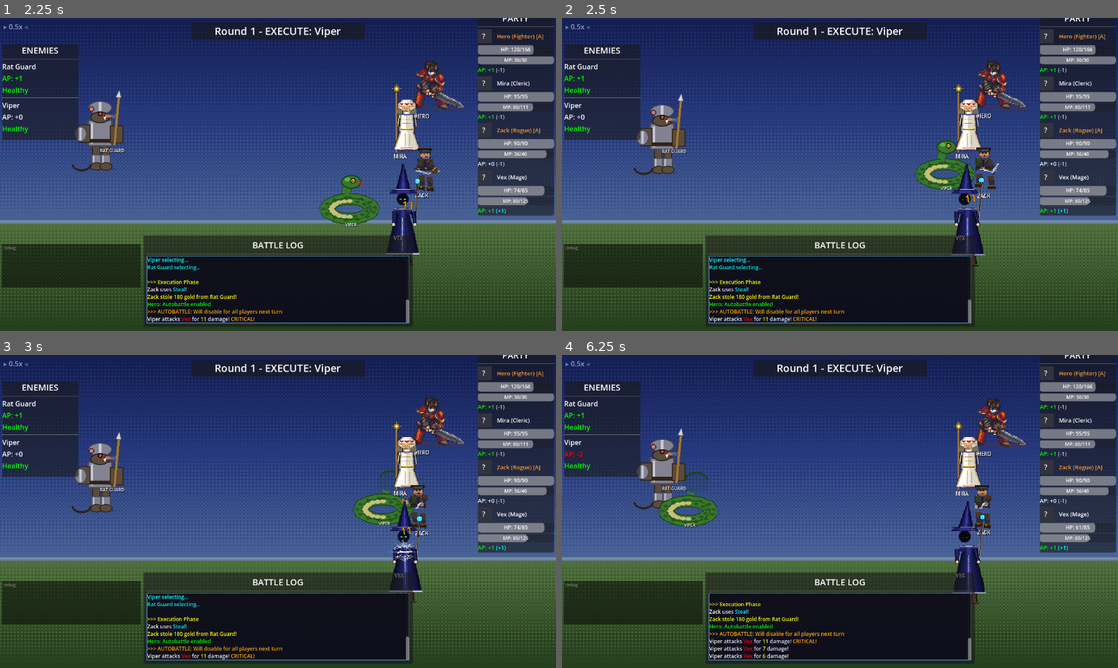
Above: before the commit, frames 1-4 (two rows, left to right).
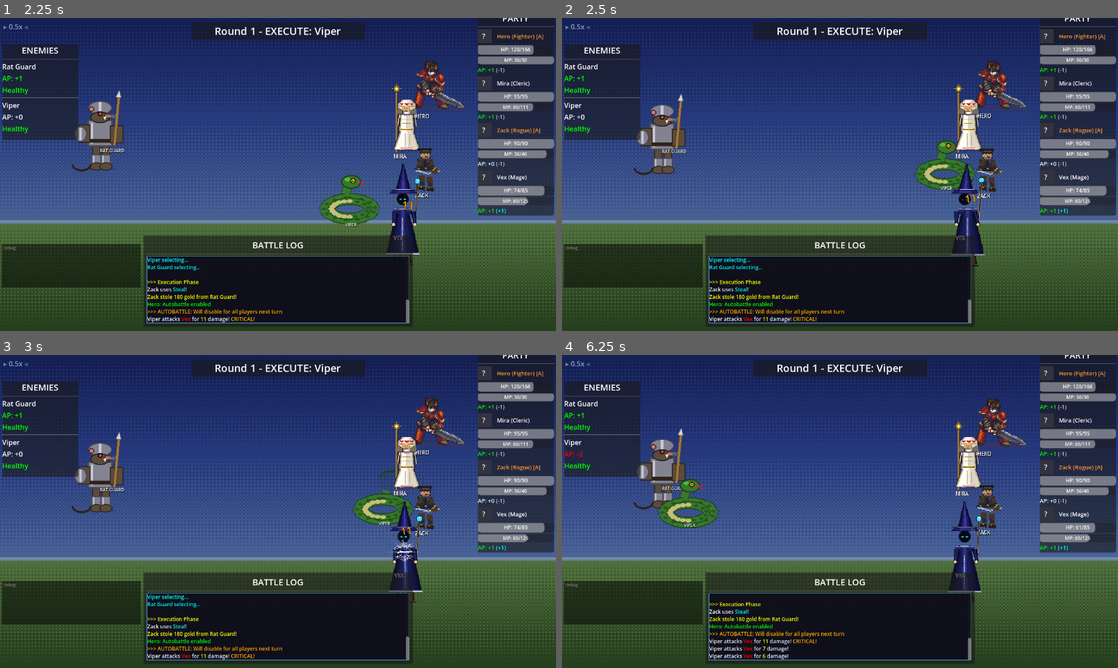
Above: after the commit, the same moments.

Repository: struktured-labs/cowardly-irregular
Game: Godot game, scene res://src/battle/BattleScene.tscn
Two runs of this game, one before a commit and one after it. Both use one fixed random seed, a clock stepped at 60 frames per second and the inputs below. This scene is started directly instead of the project's main scene.
Inputs (mouse positions are in pixels of both pictures, inside the frame that each line leads up to):
- Up to frame 1 (2.25 s): tap Enter at 0.5 s; move the mouse to (400, 158) at 0.52 s; hold Right (ui_right) 0.53-1.25 s; hold R (battle_advance) 0.53-1.25 s; click (400, 158) at 0.67 s; tap Z (ui_accept) at 0.77, 1.07 s; drag from (166, 190) to (250, 237) at 1.27 s; move the mouse to (333, 105) at 2.02 s; hold Right (ui_right) from 2.03 s (still down); hold Tab (battle_toggle_auto) from 2.03 s (still down)
- Up to frame 2 (2.5 s): keep holding Right (ui_right); keep holding Tab (battle_toggle_auto)
- Up to frame 3 (3 s): release Right (ui_right) at 2.75 s; release Tab (battle_toggle_auto) at 2.75 s; drag from (250, 574) to (111, 464) at 2.77 s
- Up to frame 4 (6.25 s): move the mouse to (1006, 558) at 3.52 s; hold Left (ui_left) 3.53-4.25 s; tap Alt at 3.6 s; tap Z (ui_accept) at 3.77, 4.07 s; drag from (673, 464) to (756, 433) at 4.27 s; move the mouse to (867, 511) at 5.02 s; hold Down (ui_down) 5.03-5.75 s; tap Y at 5.1 s; click (867, 511) at 5.17 s; drag from (756, 433) to (728, 527) at 5.77 s

Frame 1 is identical in both runs. In frame 2, 0.3% of the frame differs, in the area x 74-80%, y 41-56%; in frame 3, 0.4%; in frame 4, 1.7%, in the area x 17-80%, y 37-80%.

Commit message:
fix: sprites stuck on attack frame — animation_finished never firing
Root cause: SpriteFrames.add_animation() defaults loop=true in Godot 4.
All battle animations (attack, hit, cast, etc.) were looping, so the
AnimatedSprite2D.animation_finished signal never fired, and set_idle()
was never called after an action completed.

Fix: set_animation_loop(false) for all animations except idle and victory.
Now animation_finished fires correctly after one-shot animations, and
BattleAnimator properly returns sprites to idle state.

Applied to both job sprite loading and monster sprite loading paths.

Smoke tested: 10/10 PASS

Co-Authored-By: Claude Opus 4.6 <noreply@anthropic.com>

Diff:
--- a/src/battle/sprites/HybridSpriteLoader.gd
+++ b/src/battle/sprites/HybridSpriteLoader.gd
@@ -97,6 +97,7 @@
 
 		sprite_frames.add_animation(anim_name)
 		sprite_frames.set_animation_speed(anim_name, fps)
+		sprite_frames.set_animation_loop(anim_name, anim_name == "idle")
 
 		for frame_idx in range(start_frame, end_frame + 1):
 			var col: int = frame_idx % cols_per_row
@@ -133,6 +134,8 @@
 
 		sprite_frames.add_animation(anim_name)
 		sprite_frames.set_animation_speed(anim_name, sheet_data.get("fps", 8))
+		# Only idle and victory loop; all others play once so animation_finished fires
+		sprite_frames.set_animation_loop(anim_name, anim_name in ["idle", "victory"])
 
 		var frame_count = texture.get_width() / frame_width
 		for i in range(frame_count):
